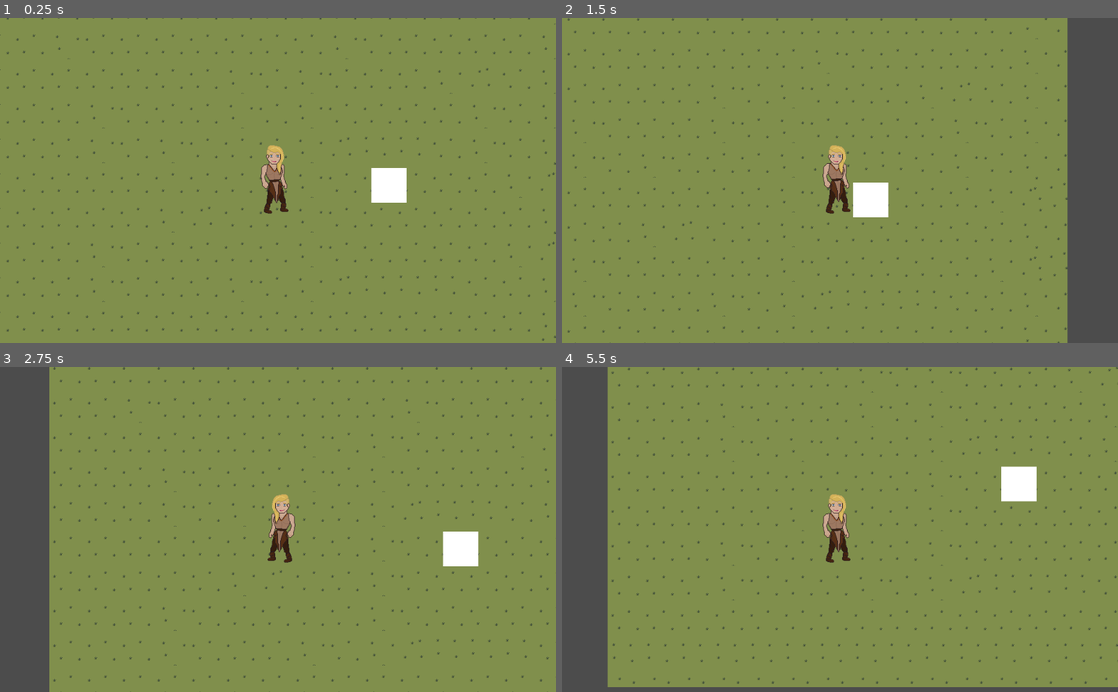
Above: before the commit, frames 1-4 (two rows, left to right).
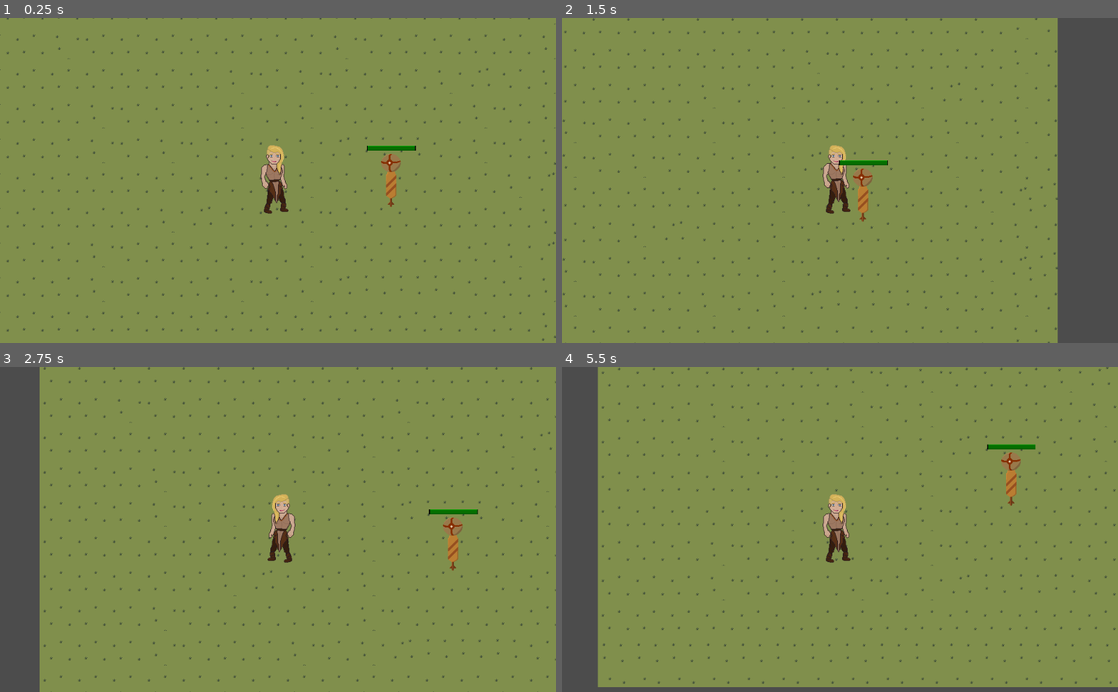
Above: after the commit, the same moments.

Repository: Guillman07/Videojoc-lg
Game: Godot game, scene res://Escenes/World.tscn
Two runs of this game, one before a commit and one after it. Both use one fixed random seed, a clock stepped at 60 frames per second and the inputs below.
Inputs (mouse positions are in pixels of both pictures, inside the frame that each line leads up to):
- Up to frame 1 (0.25 s): no input
- Up to frame 2 (1.5 s): tap Enter at 0.5 s; move the mouse to (812, 245) at 0.52 s; hold D (Est) 0.53-1.28 s; tap Space at 1.25 s; move the mouse to (1006, 229) at 1.27 s; tap W (Nord) at 1.35 s
- Up to frame 3 (2.75 s): move the mouse to (111, 480) at 2.02 s; hold A (Oest) from 2.03 s (still down)
- Up to frame 4 (5.5 s): move the mouse to (867, 529) at 2.77 s; release A (Oest) at 2.78 s; tap Q (Q) at 2.85 s; move the mouse to (756, 448) at 3.52 s; hold S (Sud) 3.53-4.28 s; move the mouse to (962, 513) at 4.27 s; tap D (Est) at 4.35 s; move the mouse to (728, 545) at 5.02 s; hold W (Nord) from 5.03 s (still down)

The runs differ from the first frame. In frame 1, 0.9% of the frame differs, in the area x 66-75%, y 39-59%; in frame 2, 5.0%; in frame 3, 5.1%; in frame 4, 5.2%, in the area x 6-100%, y 0-99%.

Commit message:
V 0.1.8
Ninot de practica
Inacabat

Diff:
--- a/Videojoc LG/Escenes/Bola_foc.gd
+++ b/Videojoc LG/Escenes/Bola_foc.gd
@@ -19,11 +19,14 @@
 func _on_Area2D_area_entered(area):
 	destruir()
 
+func _on_VisibilityNotifier2D_screen_exited():
+	queue_free()
+
 func _on_Area2D_body_entered(body):
 	if body.is_in_group("Protagonista"):
 		pass
+	if body.is_in_group("Enemic"):
+		body.dany(20)
+		destruir()
 	else:
 		destruir()
-
-func _on_VisibilityNotifier2D_screen_exited():
-	queue_free()
--- a/Videojoc LG/Escenes/Bola_foc.tscn
+++ b/Videojoc LG/Escenes/Bola_foc.tscn
@@ -33,7 +33,7 @@
 rotation = -1.54033
 frames = SubResource( 2 )
 animation = "Idle"
-frame = 5
+frame = 6
 playing = true
 
 [node name="VisibilityNotifier2D" type="VisibilityNotifier2D" parent="."]
--- /dev/null
+++ b/Videojoc LG/Escenes/World.gd
@@ -0,0 +1,16 @@
+extends Node2D
+
+
+# Declare member variables here. Examples:
+# var a = 2
+# var b = "text"
+
+
+# Called when the node enters the scene tree for the first time.
+func _ready():
+	pass # Replace with function body.
+
+
+# Called every frame. 'delta' is the elapsed time since the previous frame.
+#func _process(delta):
+#	pass
--- a/Videojoc LG/Escenes/World.tscn
+++ b/Videojoc LG/Escenes/World.tscn
@@ -1,8 +1,9 @@
-[gd_scene load_steps=5 format=2]
+[gd_scene load_steps=6 format=2]
 
 [ext_resource path="res://Escenes/Player.tscn" type="PackedScene" id=1]
 [ext_resource path="res://Imatges/Tilemap/Herba.png" type="Texture" id=2]
 [ext_resource path="res://Escenes/ninot practica.tscn" type="PackedScene" id=3]
+[ext_resource path="res://Escenes/World.gd" type="Script" id=4]
 
 [sub_resource type="TileSet" id=1]
 0/name = "Herba.png 0"
@@ -21,6 +22,7 @@
 0/z_index = 0
 
 [node name="World" type="Node2D"]
+script = ExtResource( 4 )
 
 [node name="Navigation2D" type="Navigation2D" parent="."]
 
--- /dev/null
+++ b/Videojoc LG/Escenes/ninot practica.gd
@@ -0,0 +1,32 @@
+extends StaticBody2D
+
+var vida = 1000
+# Declare member variables here. Examples:
+# var a = 2
+# var b = "text"
+
+
+# Called when the node enters the scene tree for the first time.
+func _ready():
+	pass # Replace with function body.
+
+
+# Called every frame. 'delta' is the elapsed time since the previous frame.
+#func _process(delta):
+#	pass
+
+
+func _on_Curar_timeout():
+	vida = 1000
+
+
+func dany(dany):
+	vida -= dany
+	$AnimatedSprite.play("Hit")
+	$Tween.interpolate_property($Vida,'value',$Vida.value, vida, 0.2,Tween.TRANS_LINEAR)
+	$Tween.start()
+	$Timer_Animacio.start()
+	$Curar.start()
+
+func _on_Timer_Animacio_timeout():
+	$AnimatedSprite.play("Idle")
--- a/Videojoc LG/Escenes/ninot practica.tscn
+++ b/Videojoc LG/Escenes/ninot practica.tscn
@@ -1,15 +1,62 @@
-[gd_scene load_steps=2 format=2]
+[gd_scene load_steps=8 format=2]
 
-[sub_resource type="RectangleShape2D" id=1]
-extents = Vector2( 32.5, 32 )
+[ext_resource path="res://Imatges/Dummy/Dummy.png" type="Texture" id=1]
+[ext_resource path="res://Imatges/Dummy/Dummy_hit.png" type="Texture" id=2]
+[ext_resource path="res://Imatges/HUD/Vida.png" type="Texture" id=3]
+[ext_resource path="res://Escenes/ninot practica.gd" type="Script" id=4]
 
-[node name="StaticBody2D" type="StaticBody2D"]
+[sub_resource type="CapsuleShape2D" id=1]
+radius = 11.0
+height = 54.0
+
+[sub_resource type="CircleShape2D" id=2]
+radius = 19.0263
+
+[sub_resource type="SpriteFrames" id=3]
+animations = [ {
+"frames": [ ExtResource( 2 ) ],
+"loop": true,
+"name": "Hit",
+"speed": 5.0
+}, {
+"frames": [ ExtResource( 1 ) ],
+"loop": true,
+"name": "Idle",
+"speed": 5.0
+} ]
+
+[node name="StaticBody2D" type="StaticBody2D" groups=["Enemic"]]
+script = ExtResource( 4 )
 
 [node name="CollisionShape2D" type="CollisionShape2D" parent="."]
+position = Vector2( 4, 3 )
 shape = SubResource( 1 )
 
-[node name="ColorRect" type="ColorRect" parent="."]
-margin_left = -32.0
-margin_top = -32.0
-margin_right = 33.0
-margin_bottom = 32.0
+[node name="CollisionShape2D2" type="CollisionShape2D" parent="."]
+position = Vector2( 4, -40 )
+shape = SubResource( 2 )
+
+[node name="AnimatedSprite" type="AnimatedSprite" parent="."]
+frames = SubResource( 3 )
+animation = "Idle"
+
+[node name="Vida" type="TextureProgress" parent="."]
+margin_left = -40.0
+margin_top = -73.0
+margin_right = 140.0
+margin_bottom = 107.0
+rect_scale = Vector2( 0.5, 0.05 )
+max_value = 1000.0
+value = 1000.0
+texture_progress = ExtResource( 3 )
+
+[node name="Curar" type="Timer" parent="."]
+wait_time = 10.0
+
+[node name="Timer_Animacio" type="Timer" parent="."]
+wait_time = 0.25
+
+[node name="Tween" type="Tween" parent="."]
+
+[connection signal="timeout" from="Curar" to="." method="_on_Curar_timeout"]
+[connection signal="timeout" from="Timer_Animacio" to="." method="_on_Timer_Animacio_timeout"]
Binary file added: Videojoc LG/Imatges/Dummy/Dummy.png
Not shown, added: Videojoc LG/Imatges/Dummy/Dummy.png.import
Binary file added: Videojoc LG/Imatges/Dummy/Dummy_hit.png
Not shown, added: Videojoc LG/Imatges/Dummy/Dummy_hit.png.import
Binary file added: Videojoc LG/Imatges/HUD/Dany.png
Not shown, added: Videojoc LG/Imatges/HUD/Dany.png.import
Binary file added: Videojoc LG/Imatges/HUD/Escut.png
Not shown, added: Videojoc LG/Imatges/HUD/Escut.png.import
Binary file added: Videojoc LG/Imatges/HUD/Vida.png
Not shown, added: Videojoc LG/Imatges/HUD/Vida.png.import
Binary file added: Videojoc LG/Imatges/HUD/Vida_gris.png
Not shown, added: Videojoc LG/Imatges/HUD/Vida_gris.png.import
(and 14 more such lines)
